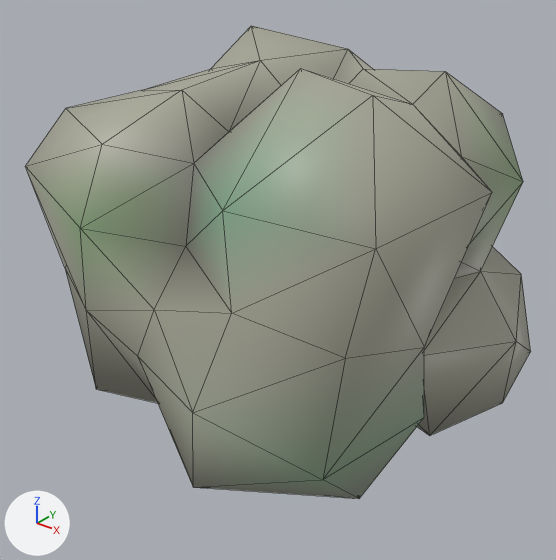
One commit to the glTF model dist/Model/borosilicate.glb: the scene before it, then after it.
Both versions are drawn from a camera (50 mm lens) standing at (1.462, -1.863, 1.032) and looking at (0.013, -0.052, -0.09). The lights are fixed; the arrows at lower left show +X, +Y and +Z. Mesh edges are drawn as thin lines. Where no turn or scale is listed for an object, it has been applied to the vertices.

Objects in the first picture: 'borosilicate'.
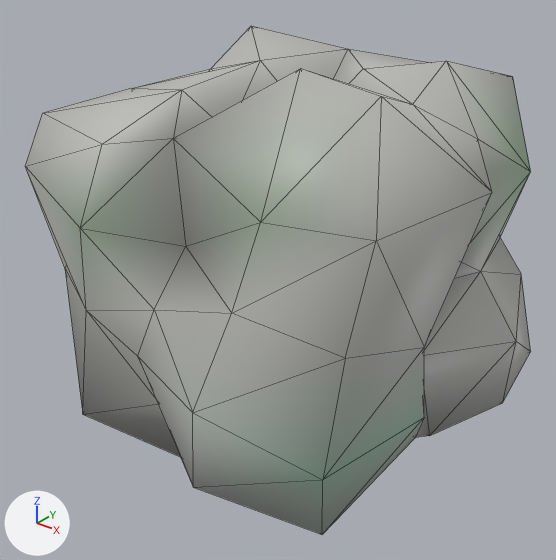
Pixel boxes [x1, y1, x2, y2] of what changed, in the pictures (556 x 560 px; the box of a moved part takes in the faces that stretch with it):
'borosilicate', reshaped (8% taller): before [25, 25, 531, 499]; after [25, 25, 531, 535]
part 1 of me_icosphere, moved or reshaped: before [65, 68, 523, 499]; after [65, 49, 531, 535]
part 2 of me_icosphere, moved or reshaped: before [26, 61, 257, 166]; after [25, 61, 257, 166]
part 3 of me_icosphere, recoloured: [25, 144, 516, 435] in both
part 4 of me_icosphere, recoloured: [26, 25, 530, 487] in both

The change, as a diff of the scene's bpy script:
```diff
--- a/dist/Model/borosilicate.glb.py
+++ b/dist/Model/borosilicate.glb.py
@@ mat_glass_dull @@
+mat_glass_dull = bpy.data.materials.new('Glass-dull')
+# nodes: BsdfPrincipled, Mix, OutputMaterial, VertexColor
+# colours: grey #bcbcb7
@@ me_icosphere @@
 me_icosphere.from_pydata(...)  # 89 vertices, 174 faces; spans x -0.697..0.729, y -0.742..0.744, z -0.672..0.652
 # used by ob_borosilicate; location = (0.0, 0.0, 0.0)
-me_icosphere.vertices[11].co = (-0.458, -0.173, 0.496)  # pixel (141, 90)
-me_icosphere.vertices[12].co = (-0.538, -0.414, 0.471)  # pixel (65, 108)
+# me_icosphere part 1: 19 of 89 vertices moved; they spanned x -0.543..0.655, y -0.609..0.619, z -0.564..0.63 and now span x -0.559..0.667, y -0.609..0.69, z -0.592..0.63; mean shift (0.012, -0.005, -0.013); largest move (0.53, -0.309, -0.564) -> (0.53, -0.498, -0.564)
+# me_icosphere part 2
+me_icosphere.vertices[11].co = (-0.504, -0.173, 0.496)  # pixel (131, 88)
+me_icosphere.vertices[12].co = (-0.538, -0.499, 0.471)  # pixel (42, 113)
+# me_icosphere part 3: 28 kept faces spanning x -0.697..0.729, y -0.661..0.715, z -0.643..0.652 get new vertex colours
+# me_icosphere part 4: 168 faces spanning x -0.697..0.729, y -0.742..0.744, z -0.672..0.652 switch from mat_glass to mat_glass_dull
```
